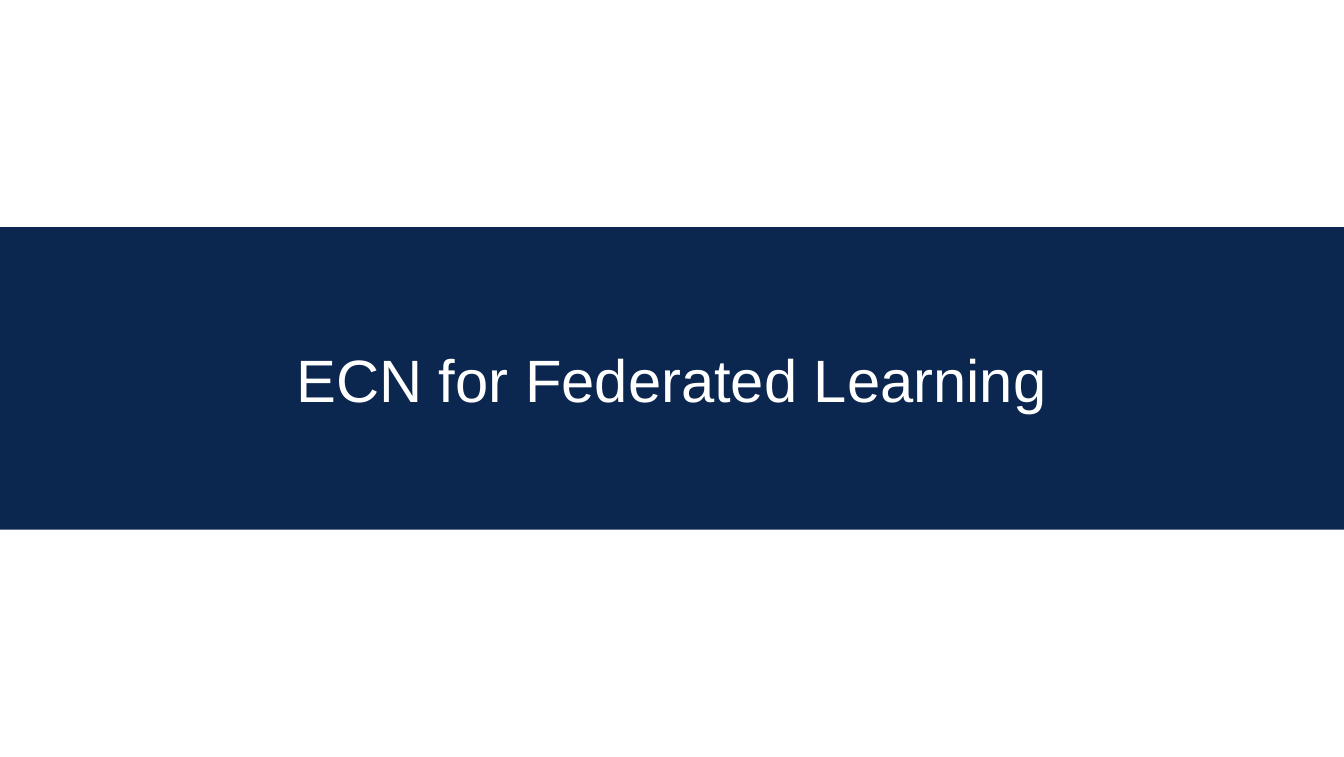
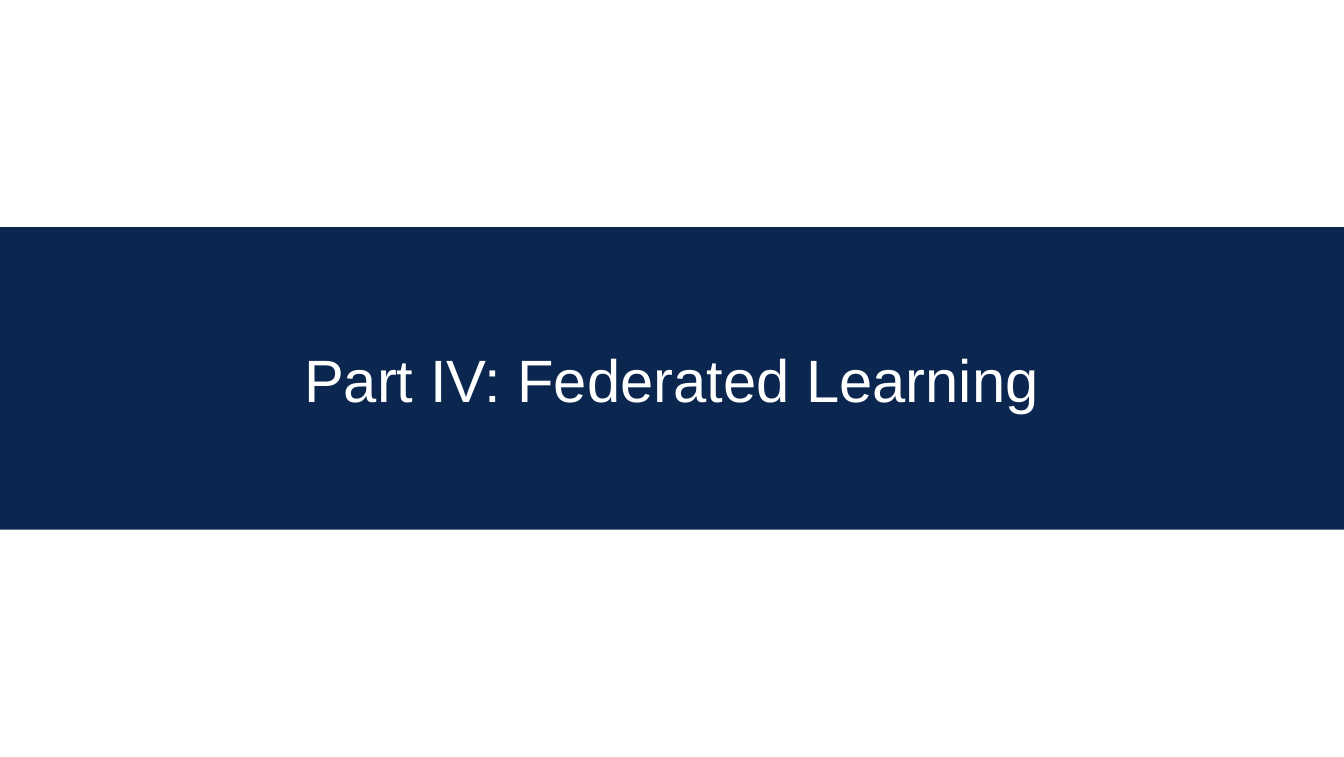
Before and after one commit to guilhermeir/mcf, a slide deck: slide 21 of ensea_background.odp (slide 22 before the commit). Drawn at 1344x757 pixels with LibreOffice and Linux fonts; fonts in the diff are those of the drawing. Boxes give left, top, right and bottom in pixels: in the first picture for what was removed or moved away, otherwise in the second. Text is boxed around its words. In the diff, an @@ line names an element or a change of style, - is before the commit and + after.

```diff
--- a/ensea_background.odp
+++ b/ensea_background.odp
@@ text at [304,358,1038,414]: text changed @@
-ECN for Federated Learning
+Part IV: Federated Learning
```
Also in this commit, not shown: 17 other slides changed, 1 slide added, 4 slides removed, 5 other files.
